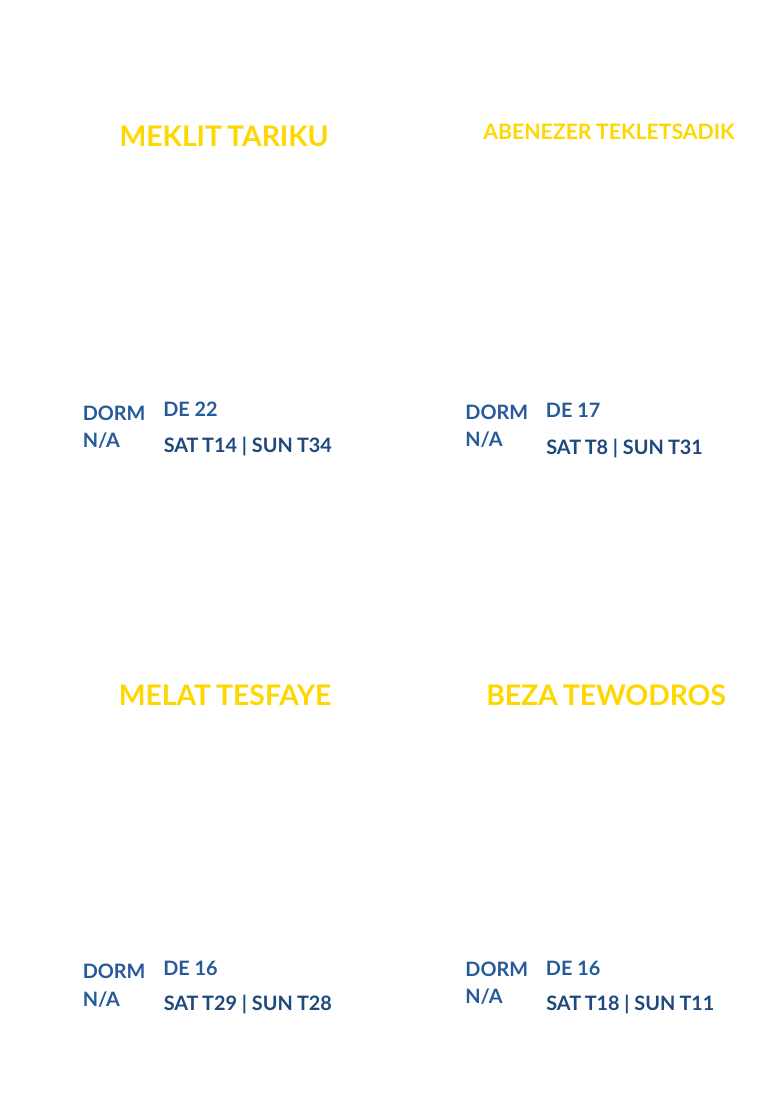
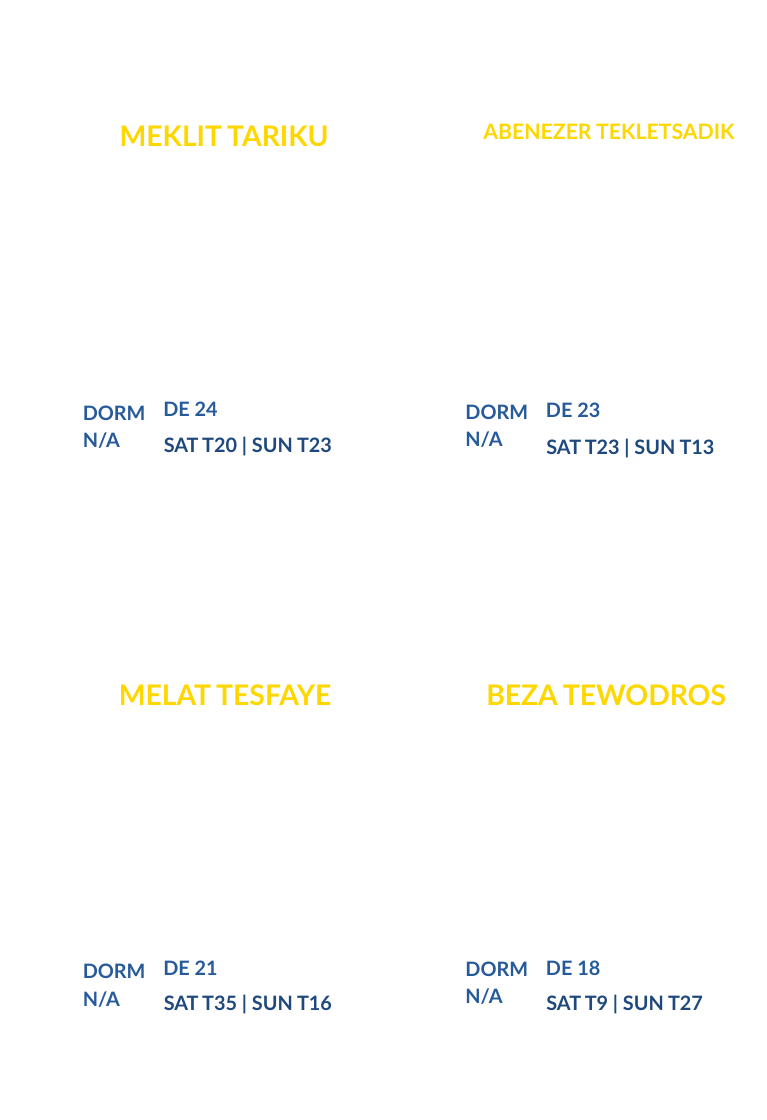
Before and after one commit to nahom8423/campusministry, a slide deck: slide 55 of output/filled_badges.pptx. Drawn at 767x1120 pixels with LibreOffice and Linux fonts; fonts in the diff are those of the drawing. Boxes give left, top, right and bottom in pixels: in the first picture for what was removed or moved away, otherwise in the second. Text is boxed around its words. In the diff, an @@ line names an element or a change of style, - is before the commit and + after.

```diff
--- a/output/filled_badges.pptx
+++ b/output/filled_badges.pptx
@@ text at bbox=[163, 401, 218, 416]: text changed @@
-DE 22
+DE 24
@@ text at bbox=[546, 402, 600, 417]: text changed @@
-DE 17
+DE 23
@@ text at bbox=[164, 437, 332, 452]: text changed @@
-SAT T14 | SUN T34
+SAT T20 | SUN T23
@@ text at bbox=[546, 439, 715, 454]: text changed @@
-SAT T8 | SUN T31
+SAT T23 | SUN T13
@@ text at bbox=[163, 960, 218, 975]: text changed @@
-DE 16
+DE 21
@@ text at bbox=[546, 960, 600, 975]: text changed @@
-DE 16
+DE 18
@@ text at bbox=[164, 995, 332, 1010]: text changed @@
-SAT T29 | SUN T28
+SAT T35 | SUN T16
@@ text at bbox=[546, 995, 703, 1010]: text changed @@
-SAT T18 | SUN T11
+SAT T9 | SUN T27
```
Also in this commit, not shown: 81 other slides changed, 2 slides removed, 10 other files.
